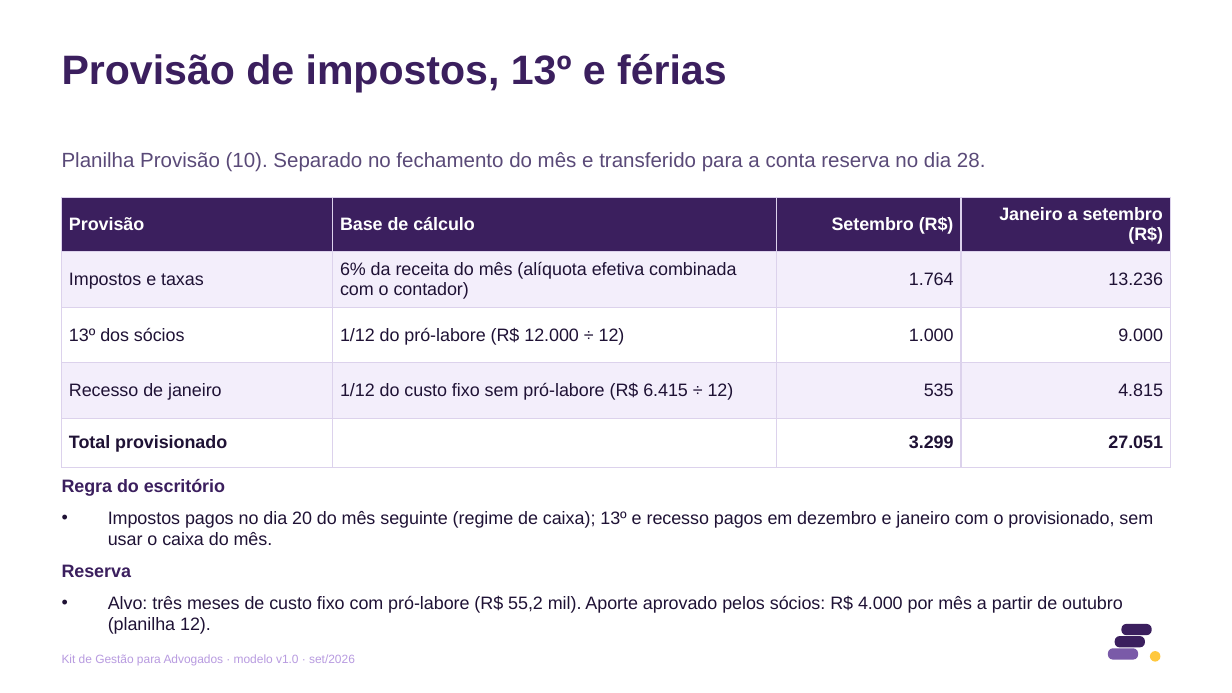
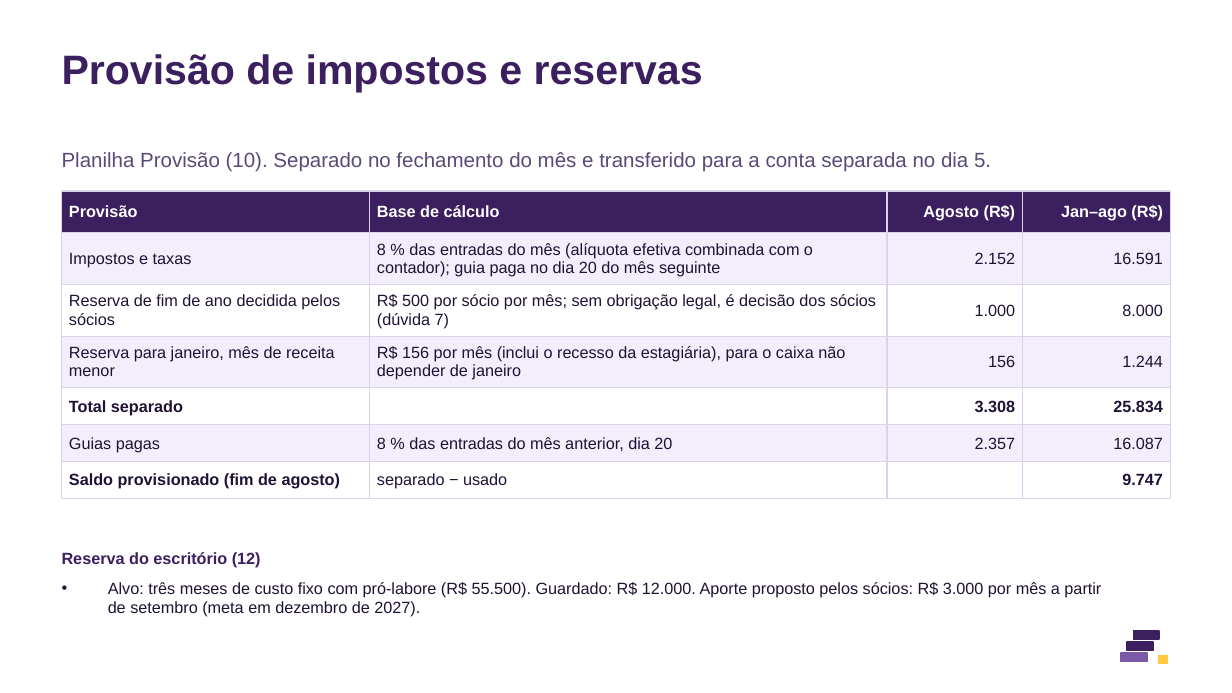
Before and after one commit to eduardomtzz/claude-code, a slide deck: slide 4 of projetos/gestao-ia-planilhas/produto/kit-advogados/29-modelo-carteira-para-o-contador-8-slides.pptx. Drawn at 1232x693 pixels with LibreOffice and Linux fonts; fonts in the diff are those of the drawing. Boxes give left, top, right and bottom in pixels: in the first picture for what was removed or moved away, otherwise in the second. Text is boxed around its words. In the diff, an @@ line names an element or a change of style, - is before the commit and + after.

```diff
--- a/projetos/gestao-ia-planilhas/produto/kit-advogados/29-modelo-carteira-para-o-contador-8-slides.pptx
+++ b/projetos/gestao-ia-planilhas/produto/kit-advogados/29-modelo-carteira-para-o-contador-8-slides.pptx
@@ text at (x1=62, y1=54, x2=703, y2=92): text changed @@
-Provisão de impostos, 13º e férias
+Provisão de impostos e reservas
@@ text at (x1=62, y1=152, x2=991, y2=172): text changed @@
-Planilha Provisão (10). Separado no fechamento do mês e transferido para a conta reserva no dia 28.
+Planilha Provisão (10). Separado no fechamento do mês e transferido para a conta separada no dia 5.
@@ table at (x1=62, y1=191, x2=1170, y2=493) @@
-row 1: Provisão | Base de cálculo | Setembro (R$) | Janeiro a setembro (R$)
-row 2: Impostos e taxas | 6% da receita do mês (alíquota efetiva combinada com o contador) | 1.764 | 13.236
-row 3: 13º dos sócios | 1/12 do pró-labore (R$ 12.000 ÷ 12) | 1.000 | 9.000
-row 4: Recesso de janeiro | 1/12 do custo fixo sem pró-labore (R$ 6.415 ÷ 12) | 535 | 4.815
-row 5: Total provisionado |  | 3.299 | 27.051
+row 1: Provisão | Base de cálculo | Agosto (R$) | Jan–ago (R$)
+row 2: Impostos e taxas | 8 % das entradas do mês (alíquota efetiva combinada com o contador); guia paga no dia 20 do mês seguinte | 2.152 | 16.591
+row 3: Reserva de fim de ano decidida pelos sócios | R$ 500 por sócio por mês; sem obrigação legal, é decisão dos sócios (dúvida 7) | 1.000 | 8.000
+row 4: Reserva para janeiro, mês de receita menor | R$ 156 por mês (inclui o recesso da estagiária), para o caixa não depender de janeiro | 156 | 1.244
+row 5: Total separado |  | 3.308 | 25.834
+row 6: Guias pagas | 8 % das entradas do mês anterior, dia 20 | 2.357 | 16.087
+row 7: Saldo provisionado (fim de agosto) | separado − usado |  | 9.747
@@ table resized from (x1=62, y1=197, x2=1170, y2=456) to (x1=62, y1=191, x2=1170, y2=493) @@
@@ text at (x1=62, y1=552, x2=1101, y2=617): text changed; size 10.5 to 9.5 pt @@
-Regra do escritório
-• Impostos pagos no dia 20 do mês seguinte (regime de caixa); 13º e recesso pagos em dezembro e janeiro com o provisionado, sem usar o caixa do mês.
-Reserva
-• Alvo: três meses de custo fixo com pró-labore (R$ 55,2 mil). Aporte aprovado pelos sócios: R$ 4.000 por mês a partir de outubro (planilha 12).
+Reserva do escritório (12)
+• Alvo: três meses de custo fixo com pró-labore (R$ 55.500). Guardado: R$ 12.000. Aporte proposto pelos sócios: R$ 3.000 por mês a partir de setembro (meta em dezembro de 2027).
@@ rounded rectangle removed at (x1=1122, y1=625, x2=1151, y2=634) @@
@@ text removed at (x1=62, y1=654, x2=355, y2=666) @@
-Kit de Gestão para Advogados · modelo v1.0 · set/2026
@@ rounded rectangle removed at (x1=1109, y1=649, x2=1137, y2=659) @@
@@ rounded rectangle removed at (x1=1115, y1=637, x2=1143, y2=647) @@
@@ rectangle added at (x1=1121, y1=653, x2=1147, y2=662), fill #7A5AA8, outline #7A5AA8 1 pt @@
@@ rectangle added at (x1=1127, y1=642, x2=1153, y2=650), fill #3B1F5E, outline #3B1F5E 1 pt @@
@@ rectangle added at (x1=1133, y1=631, x2=1159, y2=639), fill #3B1F5E, outline #3B1F5E 1 pt @@
@@ ellipse removed at (x1=1151, y1=652, x2=1159, y2=660) @@
@@ rectangle added at (x1=1159, y1=655, x2=1168, y2=664), fill #FFC83D, outline #FFC83D 1 pt @@
```
Also in this commit, not shown: 7 other slides changed, 47 other files.
